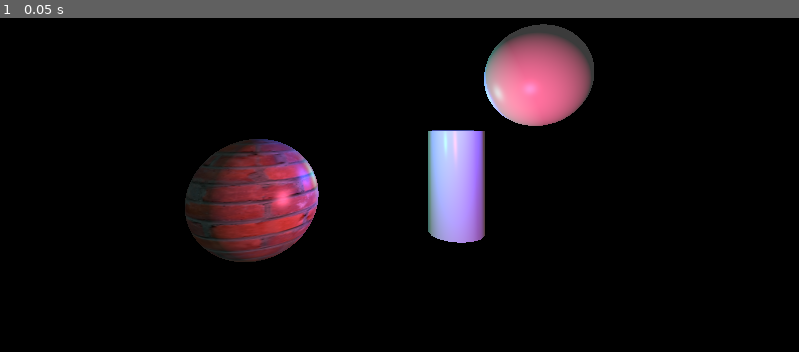
Above: before the commit, frame 1.
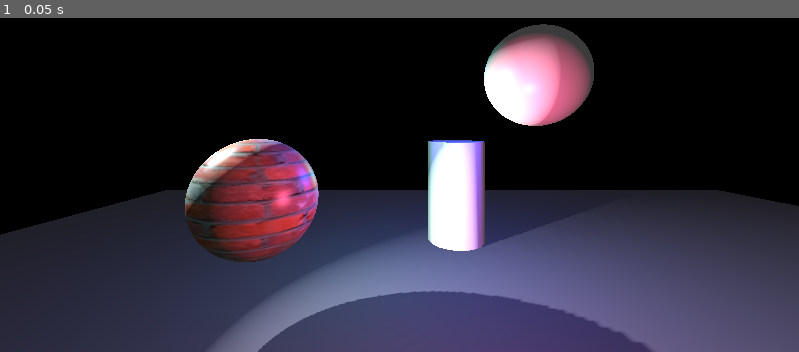
Above: after the commit, the same moment.

Repository: Tweety-lab/GodotAbstractedPhong
Game: Godot game, scene res://Scenes/Example_Scene.tscn
The game is run twice, just before and just after one commit, with the same random seed, the same clock (stepped at 60 frames per second) and the same inputs. The project has no main scene, so this scene is started directly.
Inputs:
- Up to frame 1 (0.05 s): no input

The runs differ from the first frame. In frame 1, 47% of the frame differs, in the area x 0-100%, y 7-100%.

Commit message:
Adds Shadow Support

Diff:
--- a/Scenes/Example_Scene.tscn
+++ b/Scenes/Example_Scene.tscn
@@ -29,7 +29,7 @@
 [node name="ExampleScene" type="Node3D"]
 
 [node name="CSGCylinder3D" type="CSGCylinder3D" parent="."]
-transform = Transform3D(1, 0, 0, 0, 1, 0, 0, 0, 1, -2.215, -0.379026, -2.23185)
+transform = Transform3D(1, 0, 0, 0, 1, 0, 0, 0, 1, -2.215, -0.571806, -2.23185)
 height = 1.83633
 sides = 16
 material = SubResource("ShaderMaterial_bqgf5")
@@ -68,3 +68,11 @@
 
 [node name="Camera3D" type="Camera3D" parent="."]
 transform = Transform3D(-5.96046e-08, 0, 1, 0, 1, 0, -1, 0, -5.96046e-08, 3.08858, 0.59645, -1.20667)
+
+[node name="CSGBox3D" type="CSGBox3D" parent="."]
+transform = Transform3D(13.1415, 0, 0, 0, 1, 0, 0, 0, 17.8846, 0.124246, -1.93498, -2.58205)
+
+[node name="SpotLight3D" type="SpotLight3D" parent="."]
+transform = Transform3D(1, 0, 0, 0, 0.795421, 0.606058, 0, -0.606058, 0.795421, 0.536199, 0.946931, 0.896379)
+shadow_enabled = true
+spot_range = 19.885
--- a/Shaders/phong.gdshader
+++ b/Shaders/phong.gdshader
@@ -5,9 +5,8 @@
 
 void fragment() {
 	// Apply texture
-    vec4 albedo_tex = texture(Texture, UV);
-    ALBEDO = albedo_tex.rgb;
-    ALPHA = albedo_tex.a;
+	vec4 albedo_tex = texture(Texture, UV);
+	ALBEDO = albedo_tex.rgb;
 }
 
 void light() {
